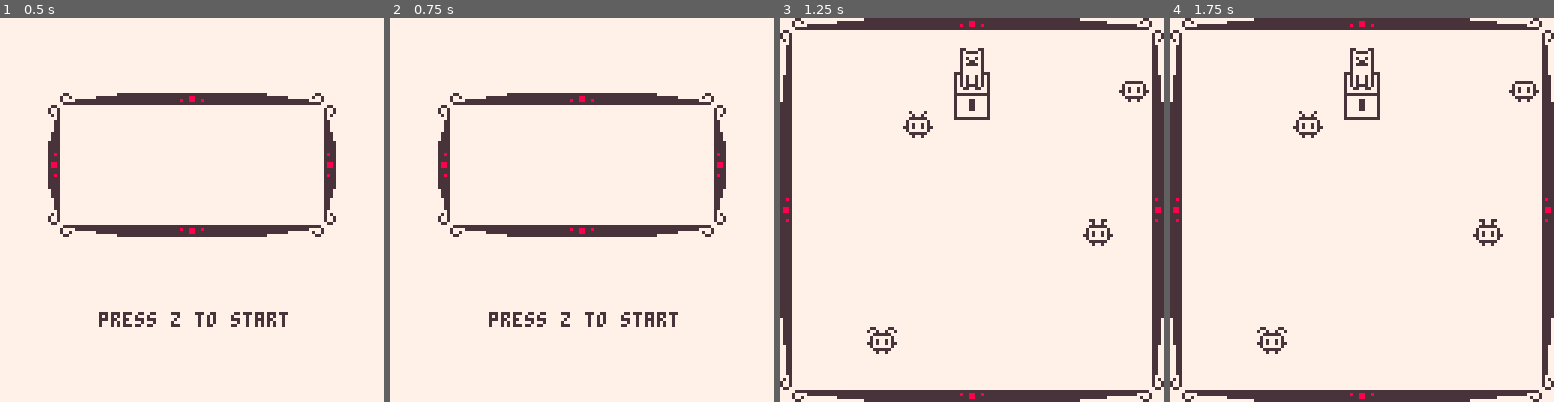
Above: before the commit, frames 1-4 (left to right).
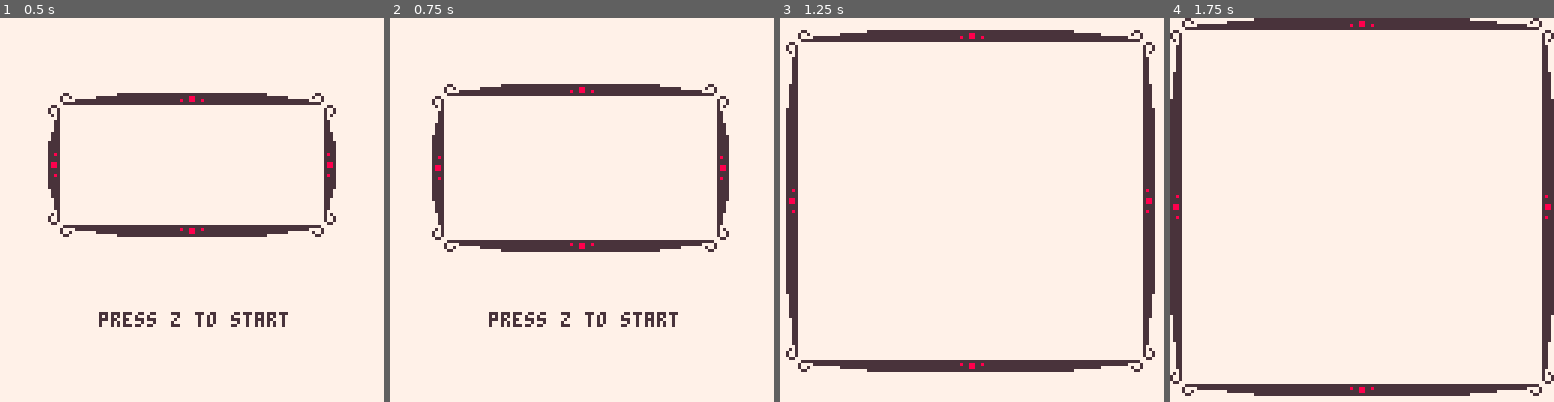
Above: after the commit, the same moments.

Repository: yurkth/BIB
Game: PICO-8 cartridge shibuya.p8
The game is run twice, just before and just after one commit, with the same random seed, the same clock (stepped at 60 frames per second) and the same inputs.
Inputs:
- Up to frame 1 (0.5 s): no input
- Up to frame 2 (0.75 s): tap O (Z key) at 0.7 s
- Up to frame 3 (1.25 s): no input
- Up to frame 4 (1.75 s): tap O (Z key) at 1.7 s

Frame 1 is identical in both runs. In frame 2, 8.4% of the frame differs, in the area x 10-89%, y 17-61%; in frame 3, 18%, in the area x 0-100%, y 0-100%; in frame 4, 4.7%.

Commit message:
Added a transition from title to game

Diff:
--- a/shibuya.p8
+++ b/shibuya.p8
@@ -11,24 +11,34 @@
 end
 
 scene={
- active=function(sc)
-  sc.init()
-  _update=sc.update
-  _draw=sc.draw
+ active=function(s)
+  s.init()
+  _update=s.update
+  _draw=s.draw
  end
 }
 
 scene.title={
- init=function() end,
- update=function() end,
+ init=function()
+	 ts=false
+	 fx0=16 fy0=25 fx1=111 fy1=72
+ end,
+ update=function()
+  if btn(🅾️) then
+   ts=true
+  end
+  if ts then
+   fx0=lerp(fx0,0,.1)
+   fy0=lerp(fy0,0,.1)
+   fx1=lerp(fx1,128,.1)
+   fy1=lerp(fy1,128,.1)
+   if (flr(fx0)==flr(fy0) and flr(fx1)==flr(fy1)) scene.active(scene.game)
+  end
+ end,
  draw=function()
   cls(7)
-  frame(16,25,96,48)
-  clip()
   print("press z to start",33,98,5)
-  if btn(🅾️) then
-   scene.active(scene.game)
-  end
+  frame(fx0,fy0,fx1,fy1)
  end
 }
 
@@ -38,7 +48,7 @@
  update=function() end,
  draw=function()
   cls(7)
-  frame(0,0,128,128)
+  frame(0,0,127,127)
   spr12t(1,4.5,.5,1,2)
   spr12t(4,9,1)
   spr12t(5,3,2)
@@ -59,30 +69,32 @@
  spr12(n,12*cx+4,12*cy+4,...)
 end
 
-function rectf(x,y,w,h)
- rectfill(x,y,x+w-1,y+h-1)
-end
-
 function round(val)
  return flr(val+.5)
 end
 
-function frame(x,y,w,h)
+function lerp(s,e,t)
+ return s+(e-s)*t
+end
+
+function frame(x0,y0,x1,y1)
+ local w=x1-x0+1
+ local h=y1-y0+1
  function edgev(sx,sy,flip_x,flip_y)
-  sspr(8,18,4,5,x+sx,y+sy,4,5,flip_x,flip_y)
+  sspr(8,18,4,5,x0+sx,y0+sy,4,5,flip_x,flip_y)
  end
  function rectv(rx,ry,rw)
-  rectfill(x+rx,y+9+ry,x+w+rw,y+h-10-ry)
+  rectfill(x0+rx,y0+9+ry,x0+w+rw,y0+h-10-ry)
  end
  function sprv(sx,flip_x)
-  sspr(5,13,2,8,x+sx,y+h/2-4,2,8,flip_x)
+  sspr(5,13,2,8,x0+sx,y0+h/2-4,2,8,flip_x)
  end
  color(5)
  edgev(0,4,false,true)
  edgev(0,h-9,false,false)
  edgev(w-4,4,true,true)
  edgev(w-4,h-9,true,false)
- local offv=flr(h*0.15)
+ local offv=flr(h*.15)
  rectv(2,0,-3)
  rectv(1,round(offv/2),-2)
  rectv(0,offv,-1)
@@ -90,27 +102,27 @@
  sprv(w-3,true)
 
  function edgeh(sx,sy,flip_x,flip_y)
-  sspr(7,12,5,4,x+sx,y+sy,5,4,flip_x,flip_y)
+  sspr(7,12,5,4,x0+sx,y0+sy,5,4,flip_x,flip_y)
  end
  function recth(rx,ry,rh)
-  rectfill(x+9+rx,y+ry,x+w-10-rx,y+h+rh)
+  rectfill(x0+9+rx,y0+ry,x0+w-10-rx,y0+h+rh)
  end
  function sprh(sy,flip_y)
-  sspr(2,16,8,2,x+w/2-4,y+sy,8,2,false,flip_y)
+  sspr(2,16,8,2,x0+w/2-4,y0+sy,8,2,false,flip_y)
  end
  edgeh(4,0,false,true)
  edgeh(w-9,0,true,true)
  edgeh(4,h-4,false,false)
  edgeh(w-9,h-4,true,false)
- local offh=flr(w*0.15)
+ local offh=flr(w*.15)
  recth(0,2,-3)
  recth(round(offh/2),1,-2)
  recth(offh,0,-1)
  sprh(1,true)
  sprh(h-3,false)
 
- rectfill(x+4,y+4,x+w-5,y+h-5,7)
- clip(x+4,y+4,w-8,h-8)
+ rectfill(x0+4,y0+4,x0+w-5,y0+h-5,7)
+ clip(x0+4,y0+4,w-8,h-8)
 end
 __gfx__
 77777777777700550000550000000005500000550000550000000000000000000000000000000000000000000000000000000000000000000000000000000000
